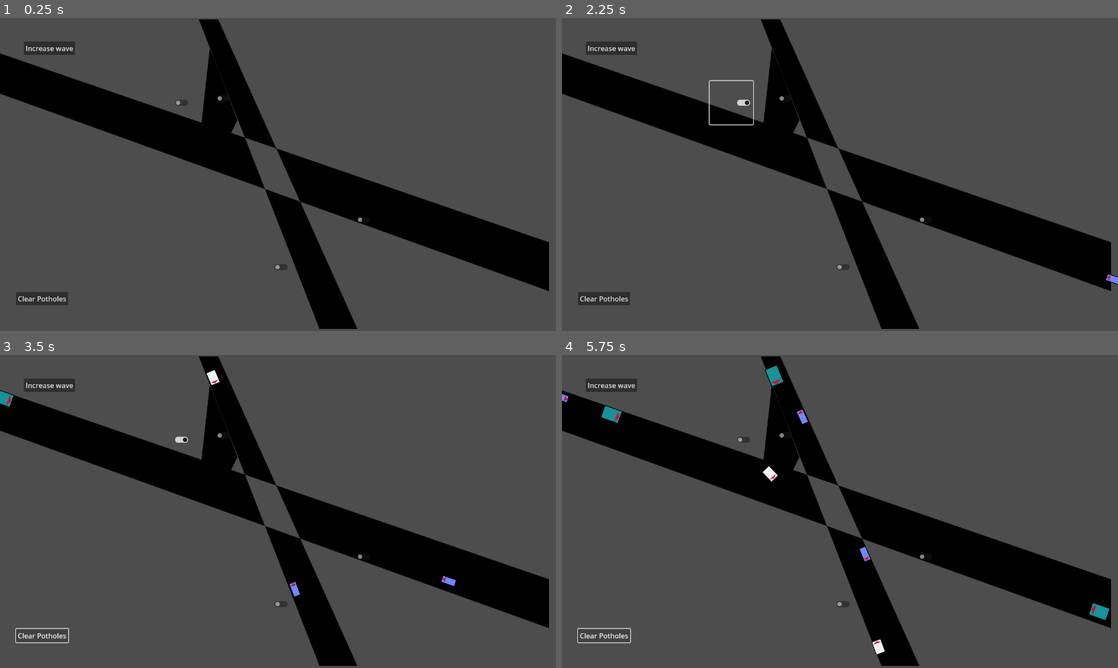
Above: before the commit, frames 1-4 (two rows, left to right).
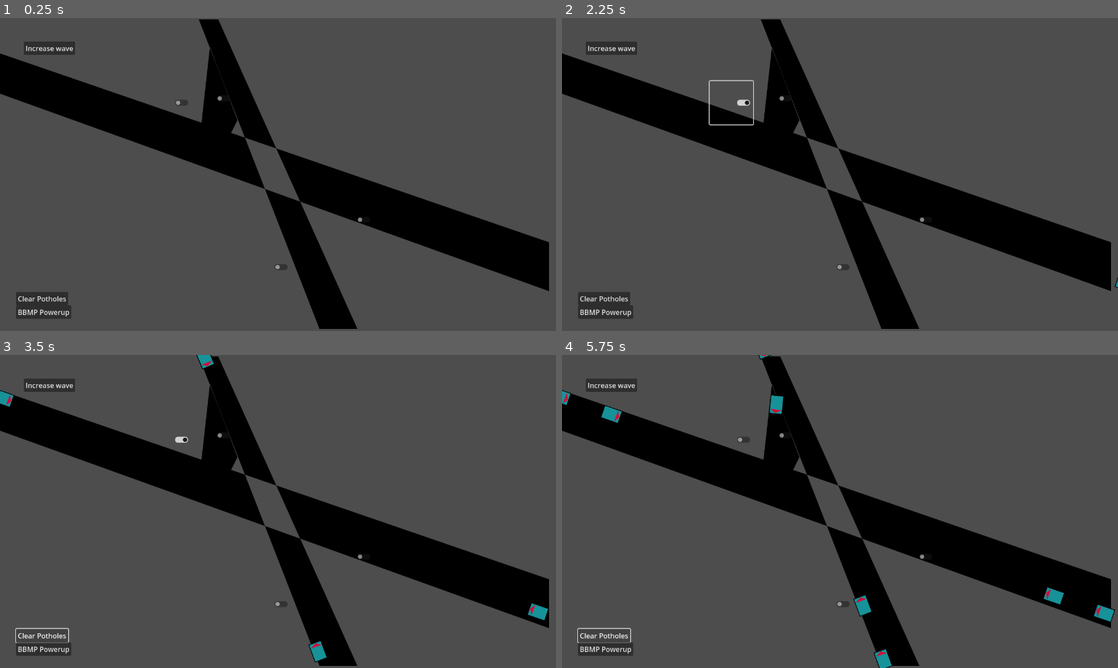
Above: after the commit, the same moments.

Repository: WinnerWind/omov-game
Game: Godot game, scene res://scenes/main.tscn
Two runs of this game, one before a commit and one after it. Both use one fixed random seed, a clock stepped at 60 frames per second and the inputs below.
Inputs (mouse positions are in pixels of both pictures, inside the frame that each line leads up to):
- Up to frame 1 (0.25 s): no input
- Up to frame 2 (2.25 s): click (606, 312) at 0.5 s, where only the run after the commit has a clickable "BBMP Powerup"; click "Increase wave" at 1.25 s; click (728, 102) at 2.02 s
- Up to frame 3 (3.5 s): click "Clear Potholes" at 2.75 s
- Up to frame 4 (5.75 s): click "Increase wave" at 3.5 s; click (728, 439) at 4.27 s; click "Clear Potholes" at 5 s

The runs differ from the first frame. In frame 1, 0.4% of the frame differs, in the area x 2-13%, y 91-96%; in frame 2, 0.4%; in frame 3, 0.9%; in frame 4, 1.4%, in the area x 0-100%, y 0-100%.

Commit message:
BBMP Powerup

Diff:
--- a/scenes/main.tscn
+++ b/scenes/main.tscn
@@ -135,6 +135,7 @@
 [node name="Spanwers" type="Node2D" parent="." node_paths=PackedStringArray("spawners")]
 script = ExtResource("5_85g3d")
 spawners = [NodePath("North"), NodePath("East"), NodePath("West"), NodePath("South")]
+bbmp_powerup_time = 5.0
 
 [node name="North" type="Node2D" parent="Spanwers"]
 script = ExtResource("3_jyhfs")
@@ -267,6 +268,15 @@
 offset_bottom = 661.0
 text = "Clear Potholes"
 
+[node name="BBMP Powerup" type="Button" parent="."]
+offset_left = 37.0
+offset_top = 661.0
+offset_right = 157.0
+offset_bottom = 692.0
+text = "BBMP Powerup"
+
+[connection signal="bbmp_powerup_used" from="." to="Spanwers" method="bbmp_powerup_used"]
 [connection signal="all_cars_cleared" from="Spanwers" to="." method="wave_ended"]
 [connection signal="pressed" from="Wave Increase" to="." method="wave_increase"]
 [connection signal="pressed" from="Powerup 1" to="." method="use_pothole_powerup"]
+[connection signal="pressed" from="BBMP Powerup" to="." method="use_bbmp_powerup"]
--- a/scripts/car_spawner.gd
+++ b/scripts/car_spawner.gd
@@ -36,7 +36,7 @@
 	timer.timeout.connect(queue_spawn)
 	timer.start(delay)
 
-
+var only_spawn_buses:bool
 func queue_spawn() -> void:
 	if $SpawnChecker.has_overlapping_areas():
 		return
@@ -44,20 +44,23 @@
 		spawner_signal_emitted = false
 		var rand := randf()
 		var vehicle:CarPath
-		if rand < 0.2: #car spawn
-			# 20% chance
-			vehicle = car_packed.instantiate()
-		elif rand < 0.5: #bike spawn
-			# 0.2 - 0.5
-			# 30% chance
-			vehicle = bike_packed.instantiate()
-		elif rand < 0.9: #ambulance spawn
-			#0.5 - 0.9
-			# 40% chance
+		if not only_spawn_buses:
+			if rand < 0.2: #car spawn
+				# 20% chance
+				vehicle = car_packed.instantiate()
+			elif rand < 0.5: #bike spawn
+				# 0.2 - 0.5
+				# 30% chance
+				vehicle = bike_packed.instantiate()
+			elif rand < 0.9: #ambulance spawn
+				#0.5 - 0.9
+				# 40% chance
+				vehicle = bus_packed.instantiate()
+			else: #bus spawn
+				#10% chance
+				vehicle = ambulance_packed.instantiate()
+		else: #Only spawn buses
 			vehicle = bus_packed.instantiate()
-		else: #bus spawn
-			#10% chance
-			vehicle = ambulance_packed.instantiate()
 
 		var curve:Curve2D = curves.pick_random()
 
--- a/scripts/car_spawner_manager.gd
+++ b/scripts/car_spawner_manager.gd
@@ -10,6 +10,8 @@
 
 var spawners_complete:int #number of spawners in which all cars have spawned
 var spawners_cleared:int #number of spawners in which all cars have cleared.
+
+@export var bbmp_powerup_time:float
 
 func _ready() -> void:
 	for spawner in spawners:
@@ -32,3 +34,14 @@
 	print("Spawners that completed: %s"%spawners_complete)
 	if spawners_complete == spawners.size():
 		all_cars_spawned.emit()
+
+func bbmp_powerup_used() -> void:
+	print("BBMP used!")
+	for spawner in spawners:
+		spawner.only_spawn_buses = true
+		var timer := Timer.new()
+		add_child(timer)
+		timer.timeout.connect(func(): spawner.only_spawn_buses = false) #turn off only spawn buses
+		timer.timeout.connect(func(): timer.queue_free()) #Clear memory
+		timer.timeout.connect(func(): print("BBMP over!"))
+		timer.start(bbmp_powerup_time)
--- a/scripts/game_manager.gd
+++ b/scripts/game_manager.gd
@@ -17,10 +17,13 @@
 		)
 
 @export var pothole_powerup_uses:int = 10
+@export var bbmp_powerup_uses:int = 10
 
 @export_group("Nodes")
 @export var car_spawner:CarSpawnerManager
 @export var pothole_spawner:PotholeSpawner
+
+signal bbmp_powerup_used()
 
 func wave_increase():
 	print("WAVE INCREASE --- No. %s - cars %s  potholes %s"%[wave_number,cars_this_wave,potholes_this_wave])
@@ -40,3 +43,6 @@
 		var cleared:bool = %PotholeSpawner.clear_random_pothole()
 		if cleared: pothole_powerup_uses -= 1
 		else: pass #cannot clear the pothole
+
+func use_bbmp_powerup() -> void:
+	bbmp_powerup_used.emit()
